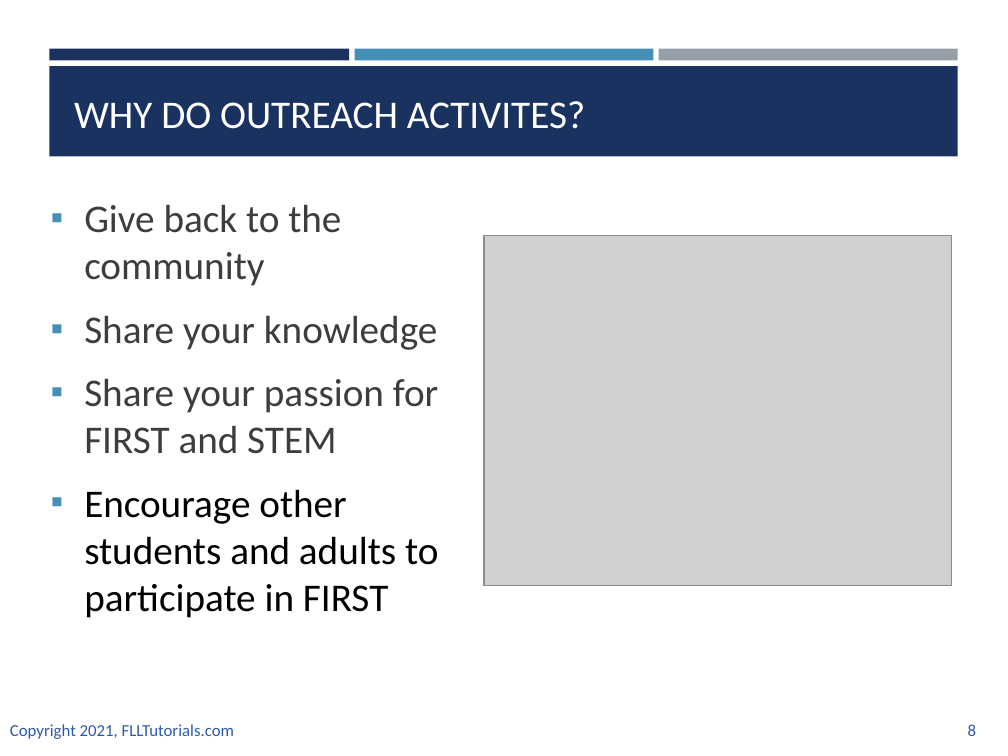
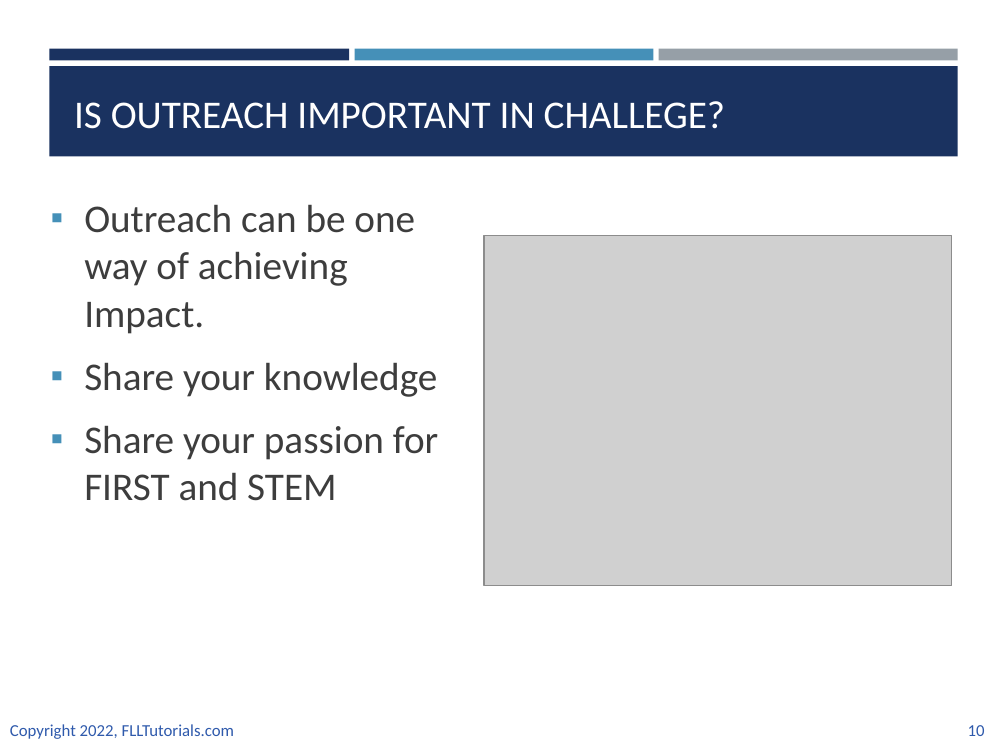
Before and after one commit to ev3lessons/FLL-Tutorials, a slide deck: slide 10 of translations/en-us/CoreValues/IntroductiontoCV.pptx (slide 8 before the commit). Drawn at 1008x756 pixels with LibreOffice and Linux fonts; fonts in the diff are those of the drawing; grey boxes stand for pictures. Boxes give left, top, right and bottom in pixels: in the first picture for what was removed or moved away, otherwise in the second. Text is boxed around its words. In the diff, an @@ line names an element or a change of style, - is before the commit and + after.

```diff
--- a/translations/en-us/CoreValues/IntroductiontoCV.pptx
+++ b/translations/en-us/CoreValues/IntroductiontoCV.pptx
@@ title at bbox=[74, 101, 725, 129]: text changed @@
-WHY DO OUTREACH ACTIVITES?
+IS OUTREACH IMPORTANT IN CHALLEGE?
@@ text at bbox=[84, 204, 415, 334]: text changed @@
-▪ Give back to the community
+▪ Outreach can be one way of achieving Impact.
@@ text at bbox=[84, 489, 438, 618]: paragraph removed @@
-▪ Encourage other students and adults to participate in FIRST
@@ text at bbox=[10, 724, 234, 739]: text changed @@
-Copyright 2021, FLLTutorials.com
+Copyright 2022, FLLTutorials.com
@@ page number at bbox=[968, 725, 985, 736]: text changed @@
-8
+10
```
Also in this commit, not shown: 8 other slides changed, 1 slide added, 1 slide removed, 4 other files.
